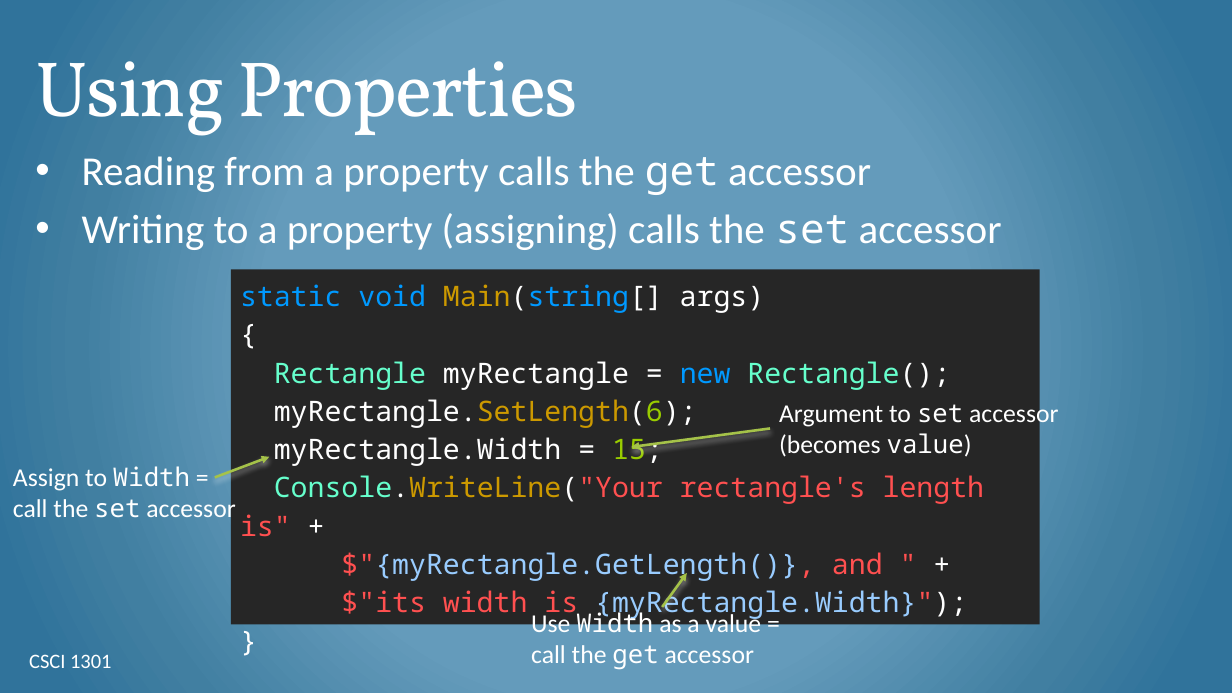
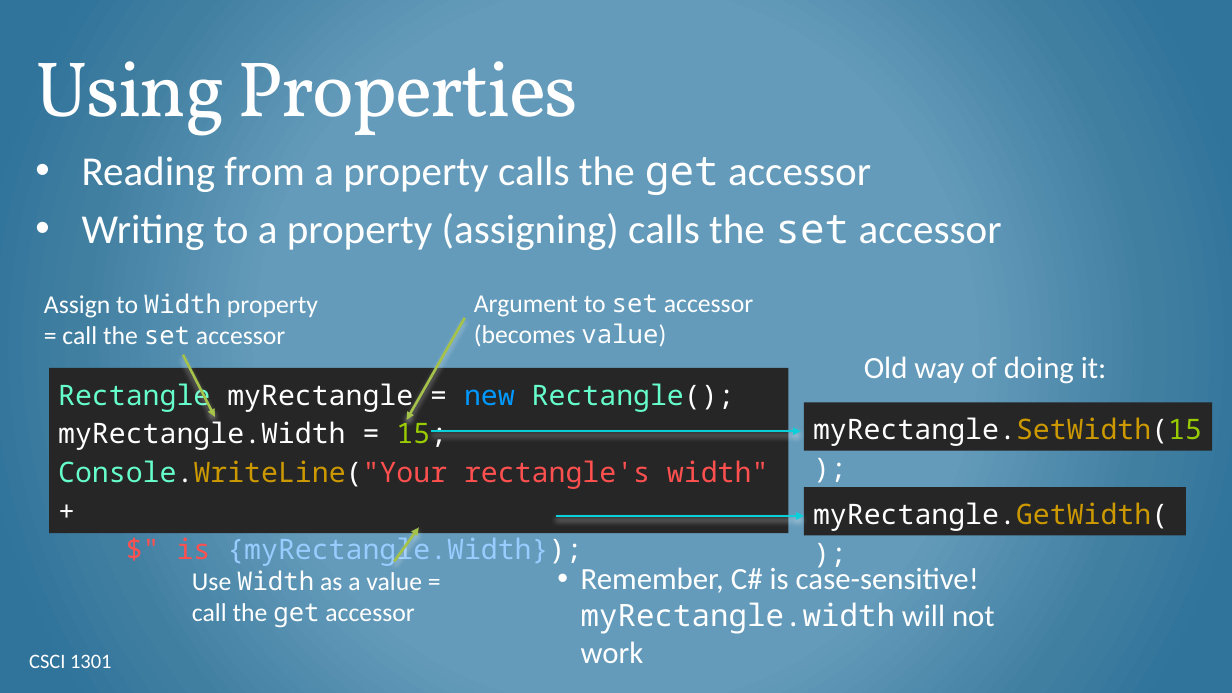
Before and after one commit to csci-1301/csci-1301.github.io, a slide deck: slide 25 of lectures/070_object_oriented_contd/Overloads-Properties.pptx (slide 17 before the commit). Drawn at 1232x693 pixels with LibreOffice and Linux fonts; fonts in the diff are those of the drawing; background and template pictures are left out. Boxes give left, top, right and bottom in pixels: in the first picture for what was removed or moved away, otherwise in the second. Text is boxed around its words. In the diff, an @@ line names an element or a change of style, - is before the commit and + after.

Commit message:
Added more slides to Overloads and Properties
Like with my last update, I realized that I needed to add more examples and details to account for the additional lecture time this year, so I'm updating the slides to reflect what I used.

```diff
--- a/lectures/070_object_oriented_contd/Overloads-Properties.pptx
+++ b/lectures/070_object_oriented_contd/Overloads-Properties.pptx
@@ text at [44, 293, 318, 345]: text changed @@
-Assign to Width = call the set accessor
+Assign to Width property = call the set accessor
@@ text in rectangle at [240, 284, 765, 313]: paragraphs removed @@
-static void Main(string[] args)
-{
@@ text "Argument to set accessor (becomes ..." rewrapped from [779, 401, 1058, 457] to [474, 294, 753, 346] @@
@@ arrow moved from (770, 429) - (631, 447) to (465, 318) - (407, 420) @@
@@ arrow moved from (214, 478) - (269, 457) to (183, 355) - (214, 417) @@
@@ text added at [864, 356, 1107, 383], 24 pt, text #FFFFFF @@
+Old way of doing it:
@@ rectangle "Rectangle myRectangle = new Rectangle();": place and size @@
-rectangle "Rectangle myRectangle = new Rectangle();" at [231, 270, 1040, 625]
+rectangle "Rectangle myRectangle = new Rectangle();" at [49, 368, 788, 533]
@@ text in rectangle at [58, 378, 735, 450]: line spacing 1.13 to 1.14 @@
@@ text in rectangle at [274, 399, 697, 428]: paragraph removed @@
-myRectangle.SetLength(6);
@@ rectangle added at [804, 402, 1213, 450], fill #262626, 22 pt, text #FFFFFF @@
+myRectangle.SetWidth(15);
@@ arrow added from (431, 432) to (800, 432), #0BD0D9 2 pt @@
@@ text in rectangle at [58, 460, 768, 566]: text changed @@
-Console.WriteLine("Your rectangle's length is" +
-$"{myRectangle.GetLength()}, and " +
-$"its width is {myRectangle.Width}");
-}
+Console.WriteLine("Your rectangle's width" +
+$" is {myRectangle.Width});
@@ rectangle added at [804, 487, 1186, 535], fill #262626, 22 pt, text #FFFFFF @@
+myRectangle.GetWidth();
@@ arrow moved from (662, 607) - (687, 573) to (394, 562) - (419, 528) @@
@@ arrow added from (556, 516) to (804, 516), #0BD0D9 2 pt @@
@@ text "Use Width as a value ..." rewrapped from [531, 608, 762, 670] to [192, 570, 422, 628] @@
@@ text added at [581, 564, 995, 634], 24 pt, text #FFFFFF @@
+• Remember, C# is case-sensitive! myRectangle.width will not work
```
Also in this commit, not shown: 5 other slides changed, 10 slides added, 1 slide removed, 1 other file.
